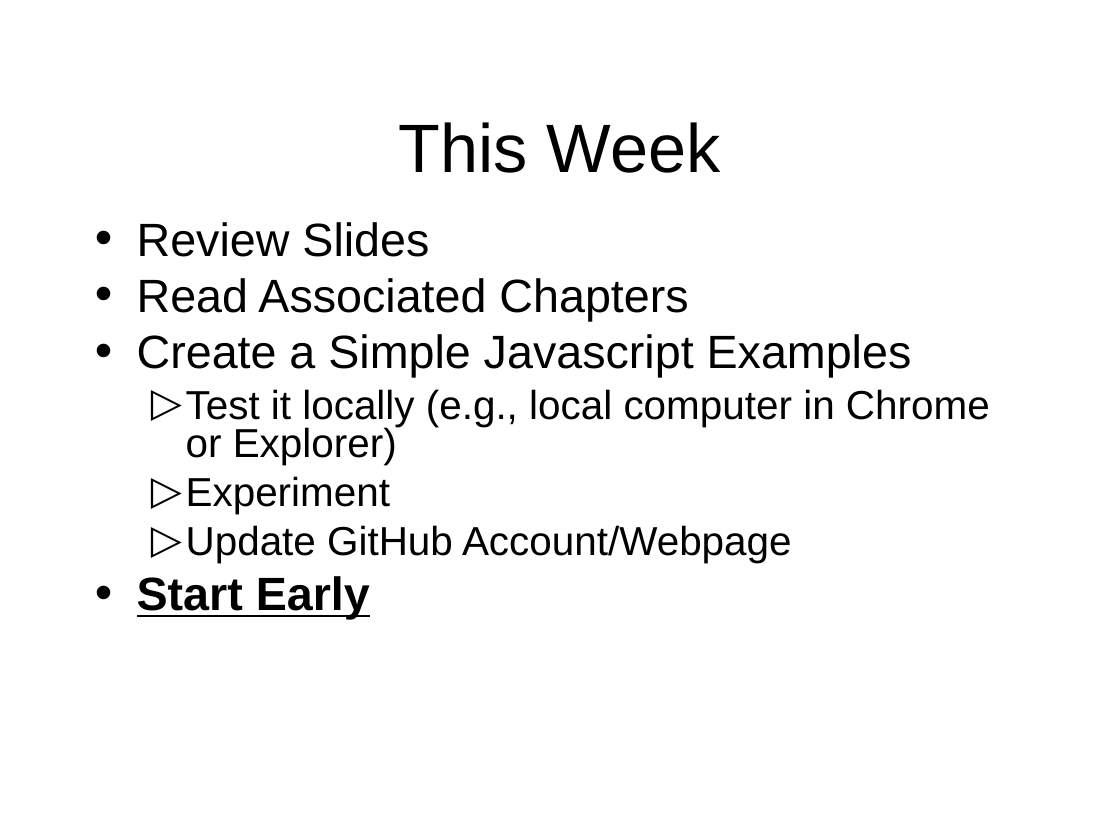
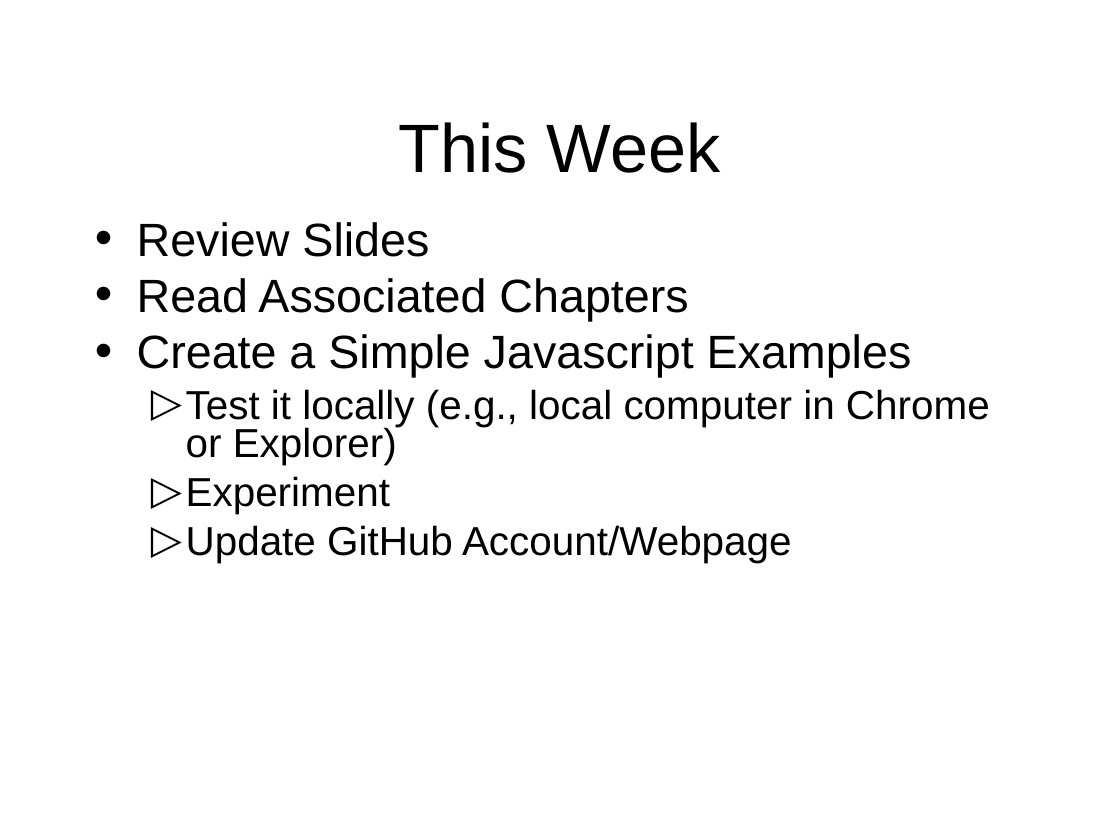
Before and after one commit to octaviordz/zjnu2017.github.io, a slide deck: slide 8 of WAD/lectures/120--Javascript.Events.pptx. Drawn at 1120x840 pixels with LibreOffice and Linux fonts; fonts in the diff are those of the drawing. Boxes give left, top, right and bottom in pixels: in the first picture for what was removed or moved away, otherwise in the second. Text is boxed around its words. In the diff, an @@ line names an element or a change of style, - is before the commit and + after.

```diff
--- a/WAD/lectures/120--Javascript.Events.pptx
+++ b/WAD/lectures/120--Javascript.Events.pptx
@@ text at bbox=[137, 576, 370, 620]: paragraph removed @@
-• Start Early
```
Also in this commit, not shown: 1 other file.
